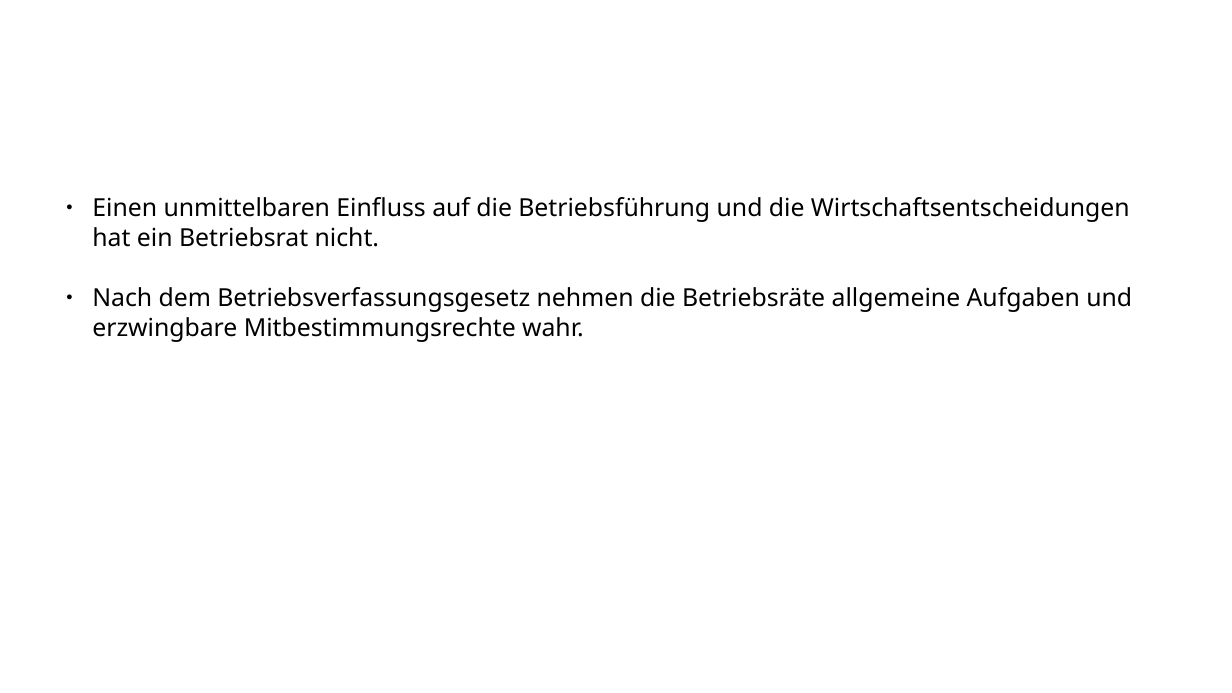
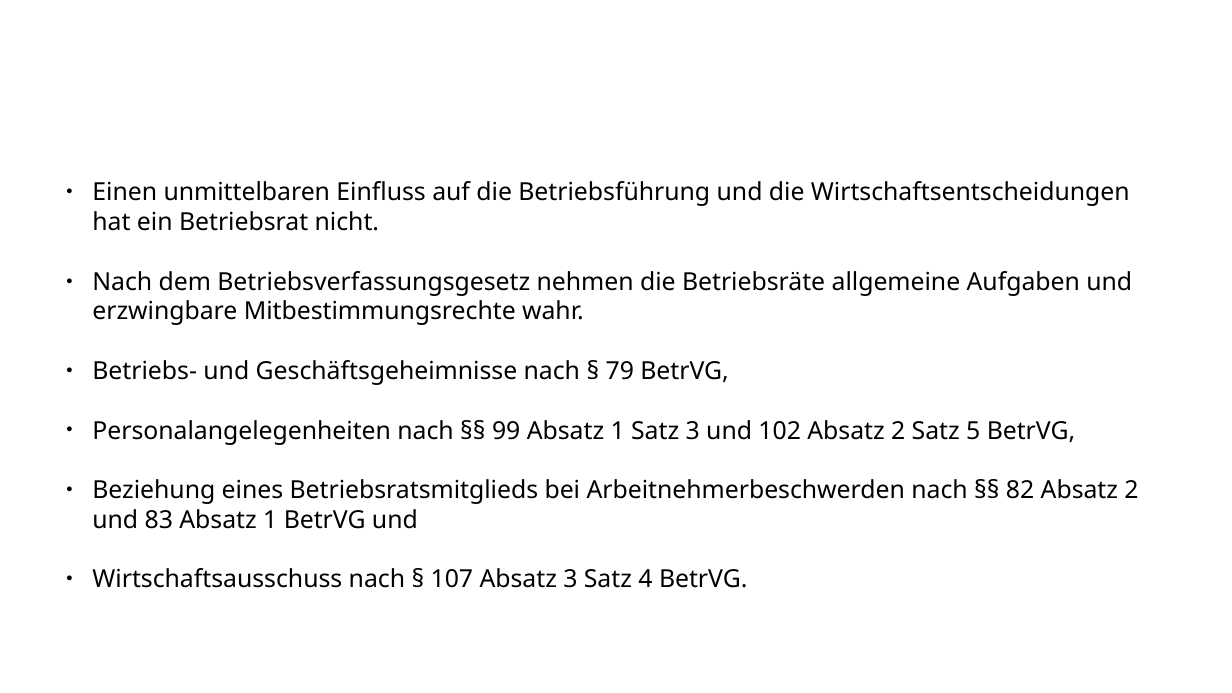
Before and after one commit to Quanterm/Mitbestimmung-im-Betrieb, a slide deck: slide 4 of Funktion und Arbeit von Betriebsräten2.odp. Drawn at 1232x693 pixels with LibreOffice and Linux fonts; fonts in the diff are those of the drawing; background and template pictures are left out. Boxes give left, top, right and bottom in pixels: in the first picture for what was removed or moved away, otherwise in the second. Text is boxed around its words. In the diff, an @@ line names an element or a change of style, - is before the commit and + after.

```diff
--- a/Funktion und Arbeit von Betriebsräten2.odp
+++ b/Funktion und Arbeit von Betriebsräten2.odp
@@ text "Einen unmittelbaren Einfluss auf die ...": place and size @@
-text "Einen unmittelbaren Einfluss auf die ..." at box(92, 197, 1132, 342)
+text "Einen unmittelbaren Einfluss auf die ..." at box(92, 181, 1138, 588)
@@ text at box(92, 360, 1138, 588): paragraphs added @@
+● Betriebs- und Geschäftsgeheimnisse nach § 79 BetrVG,
+● Personalangelegenheiten nach §§ 99 Absatz 1 Satz 3 und 102 Absatz 2 Satz 5 BetrVG,
+● Beziehung eines Betriebsratsmitglieds bei Arbeitnehmerbeschwerden nach §§ 82 Absatz 2 und 83 Absatz 1 BetrVG und
+● Wirtschaftsausschuss nach § 107 Absatz 3 Satz 4 BetrVG.
```
Also in this commit, not shown: 3 other slides changed, 1 slide added, 1 slide removed, 16 other files.
